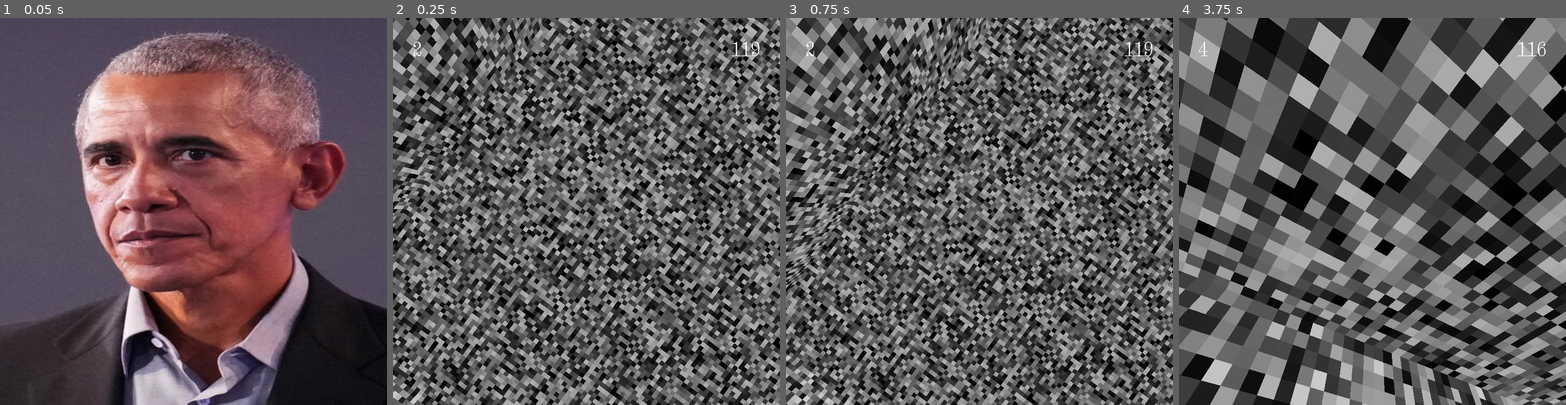
Above: before the commit, frames 1-4 (left to right).
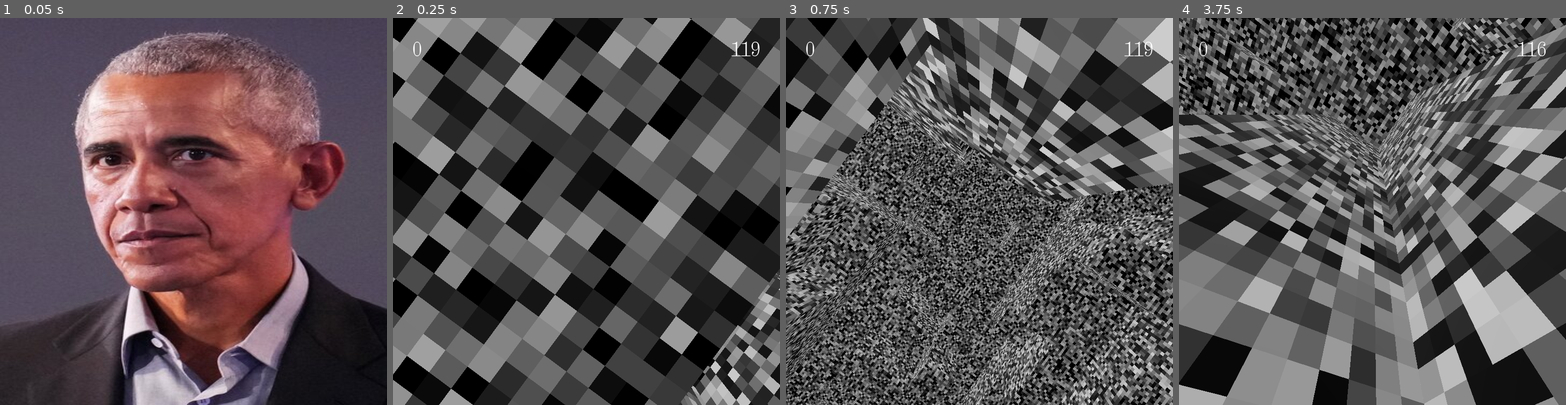
Above: after the commit, the same moments.

Repository: RoquefortCheese/haven
Game: Godot game, scene res://main.tscn
Two runs of this game, one before a commit and one after it. Both use one fixed random seed, a clock stepped at 60 frames per second and the inputs below.
Inputs (mouse positions are in pixels of both pictures, inside the frame that each line leads up to):
- Up to frame 1 (0.05 s): no input
- Up to frame 2 (0.25 s): no input
- Up to frame 3 (0.75 s): move the mouse to (1064, 192) at 0.52 s; hold Right (right) from 0.53 s (still down); tap Space (jump) at 0.6 s
- Up to frame 4 (3.75 s): tap Space (jump) at 0.77, 1.07, 1.52, 1.55, 1.82, 2.3, 2.85, 3.02, 3.32 s; move the mouse to (1295, 230) at 1.27 s; release Right (right) at 1.28 s; hold Down (back) 1.28-2.03 s; tap Shift (dash) at 1.35 s; tap Enter at 2 s; move the mouse to (1411, 126) at 2.02 s; press the mouse at (1411, 126) at 2.03 s; hold Right (right) 2.03-2.78 s; move the mouse to (1368, 219) at 2.77 s; release the mouse at (1368, 219) at 2.78 s; hold Up (forward) from 2.78 s (still down); move the mouse to (1399, 215) at 3.52 s; hold Shift (dash) from 3.53 s (still down)

Frame 1 is identical in both runs. In frame 2, 76% of the frame differs, in the area x 0-100%, y 0-100%; in frame 3, 75%; in frame 4, 78%.

Commit message:
third commit

Diff:
--- a/cube.gd
+++ b/cube.gd
@@ -3,11 +3,21 @@
 var taken := false
 var scalefactor := 1.
 
+var spinoff := Vector2(randf(), randf())
+var coloff := Vector2(randf(), randf())
+
 func _ready() -> void:
-	$MeshInstance3D.rotation += Vector3.ONE * randf() * TAU
+	print(coloff)
+	$MeshInstance3D.rotation += Vector3.ONE * spinoff.x * TAU
+	var material := StandardMaterial3D.new()
+	material.shading_mode = BaseMaterial3D.SHADING_MODE_UNSHADED
+	#$MeshInstance3D.mesh = $MeshInstance3D.mesh.duplicate()
+	$MeshInstance3D.mesh.material = material
 
 func _process(delta: float) -> void:
-	$MeshInstance3D.rotation += Vector3.ONE * delta
+	$MeshInstance3D.rotation += Vector3.ONE * delta * (spinoff.y * 0.4 + 0.8)
+	for ch in 3:
+		$MeshInstance3D.mesh.material.albedo_color[ch] = clamp(abs(fmod(Time.get_ticks_msec() / 1000. * (0.1 + coloff.x * 0.2) + coloff.y + ch / 3., 1.) - 0.5) * 6 - 1, 0, 1)
 	if not taken and overlaps_body(Global.player):
 		taken = true
 		Global.player.velocity = (Global.player.position - position).normalized() * 48
--- a/cube.gdshader
+++ /dev/null
@@ -1,8 +0,0 @@
-shader_type spatial;
-render_mode unshaded;
-
-void fragment() {
-	for (int ch = 0; ch < 3; ch++) {
-		ALBEDO[ch] = clamp(abs(mod(TIME * 0.3 + float(ch) / 3., 1.) - 0.5) * 6. - 1., 0., 1.);
-	}
-}
--- a/cube.tscn
+++ b/cube.tscn
@@ -1,14 +1,8 @@
 [gd_scene format=3 uid="uid://csp66ox5ivk07"]
 
 [ext_resource type="Script" uid="uid://y0ii0f1ndrls" path="res://cube.gd" id="1_jbd7x"]
-[ext_resource type="Shader" uid="uid://culfkb41lwnd2" path="res://cube.gdshader" id="2_wd2d1"]
-
-[sub_resource type="ShaderMaterial" id="ShaderMaterial_wd2d1"]
-render_priority = 0
-shader = ExtResource("2_wd2d1")
 
 [sub_resource type="BoxMesh" id="BoxMesh_xc3wn"]
-material = SubResource("ShaderMaterial_wd2d1")
 
 [sub_resource type="SphereShape3D" id="SphereShape3D_wd2d1"]
 radius = 4.0
--- a/player.gd
+++ b/player.gd
@@ -15,7 +15,7 @@
 const acc := 2 ** 7.5
 const friction := 2 ** -20.
 const gravity := 25.
-const jumpspeed := 20.
+const jumpspeed := 25.
 const dashspeed := 32.
 const dashtime := 0.6
 
--- a/terrain.gd
+++ b/terrain.gd
@@ -12,9 +12,9 @@
 }
 @export var face: PlaneMesh
 
-const sidelen := 16  # 48
-const chunkquant := 1  # 8
-const cubequant := 16
+const sidelen := 48  # 48
+const chunkquant := 6  # 8
+const cubequant := 20
 const thresh := -0.25
 @export var noise: FastNoiseLite
 @export var material: Material
Not shown, removed: cube.gdshader.uid
Not shown, changed: export_presets.cfg
